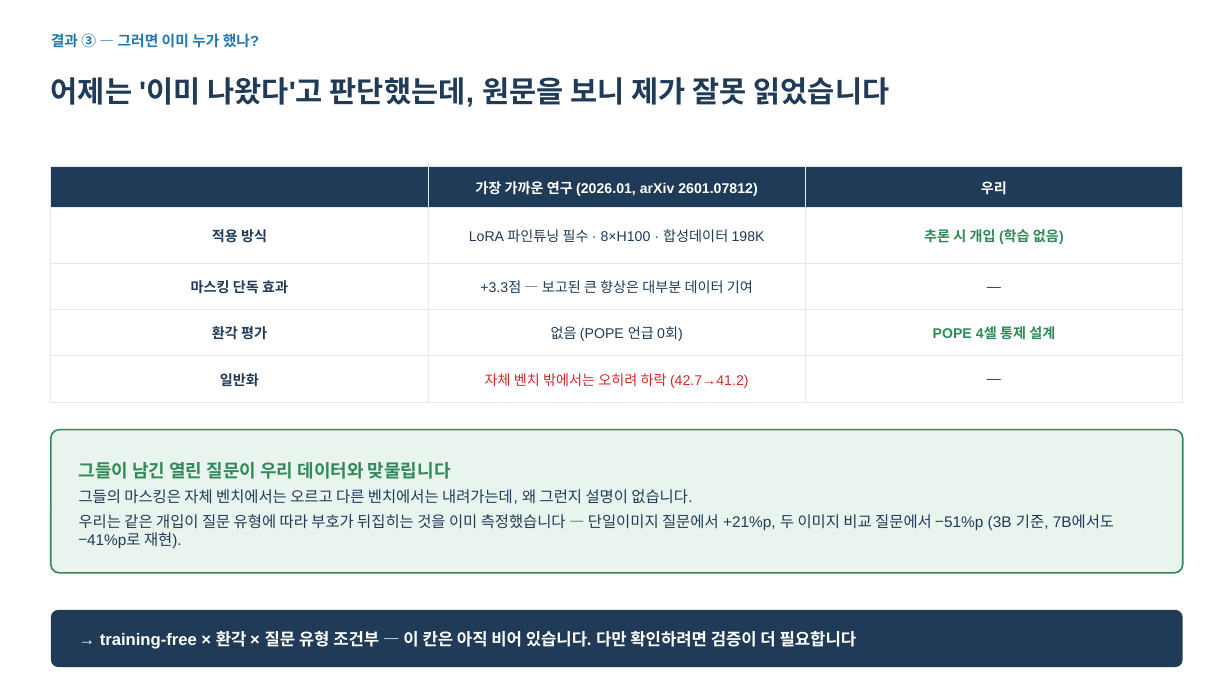
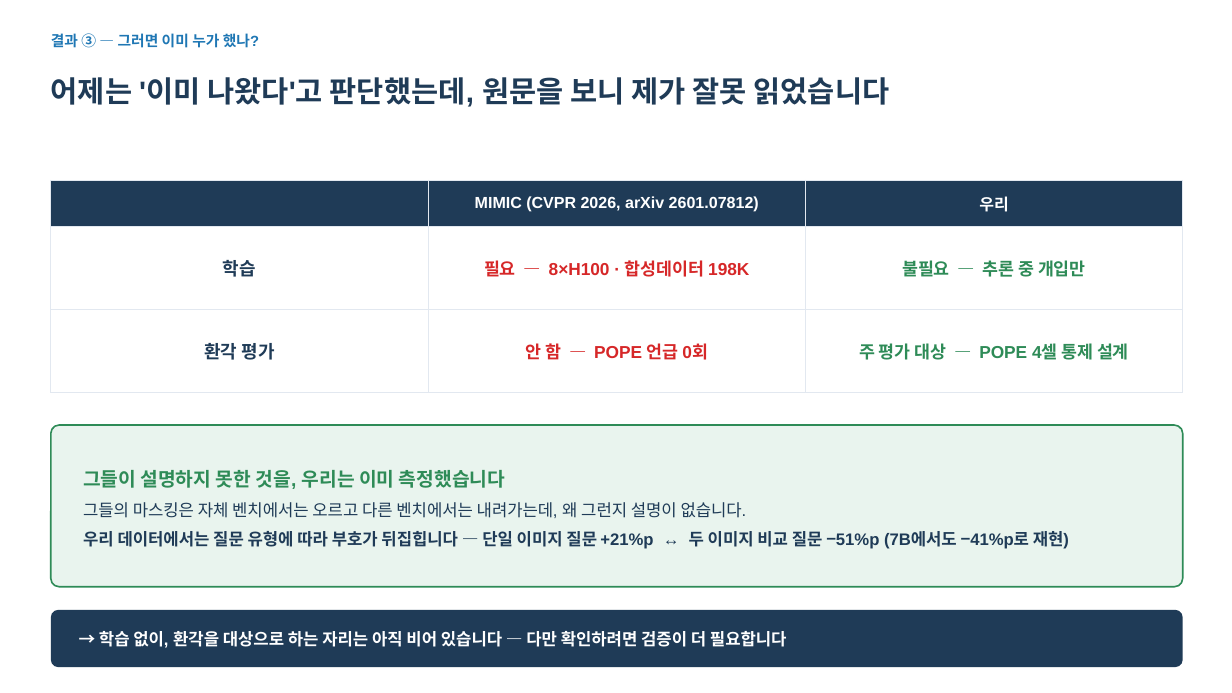
Before and after one commit to hsmai/Source-Depth, a slide deck: slide 5 of meeting/SourceDepth_meeting_FINAL.pptx. Drawn at 1232x693 pixels with LibreOffice and Linux fonts; fonts in the diff are those of the drawing. Boxes give left, top, right and bottom in pixels: in the first picture for what was removed or moved away, otherwise in the second. Text is boxed around its words. In the diff, an @@ line names an element or a change of style, - is before the commit and + after.

```diff
--- a/meeting/SourceDepth_meeting_FINAL.pptx
+++ b/meeting/SourceDepth_meeting_FINAL.pptx
@@ table at box(51, 180, 1182, 366) @@
-row 1:  | 가장 가까운 연구 (2026.01, arXiv 2601.07812) | 우리
-row 2: 적용 방식 | LoRA 파인튜닝 필수 · 8×H100 · 합성데이터 198K | 추론 시 개입 (학습 없음)
-row 3: 마스킹 단독 효과 | +3.3점 — 보고된 큰 향상은 대부분 데이터 기여 | —
-row 4: 환각 평가 | 없음 (POPE 언급 0회) | POPE 4셀 통제 설계
-row 5: 일반화 | 자체 벤치 밖에서는 오히려 하락 (42.7→41.2) | —
+row 1:  | MIMIC (CVPR 2026, arXiv 2601.07812) | 우리
+row 2: 학습 | 필요 — 8×H100 · 합성데이터 198K | 불필요 — 추론 중 개입만
+row 3: 환각 평가 | 안 함 — POPE 언급 0회 | 주 평가 대상 — POPE 4셀 통제 설계
@@ table: place and size @@
-table at box(51, 166, 1182, 392)
+table at box(51, 180, 1182, 366)
@@ rounded rectangle: place and size @@
-rounded rectangle at box(51, 430, 1183, 573)
+rounded rectangle at box(51, 425, 1183, 587)
@@ rounded rectangle at box(51, 425, 1183, 587): proportions changed @@
@@ text at box(83, 470, 505, 489): text changed; size 14 to 15 pt @@
-그들이 남긴 열린 질문이 우리 데이터와 맞물립니다
+그들이 설명하지 못한 것을, 우리는 이미 측정했습니다
@@ text at box(83, 502, 747, 518): size 12 to 13 pt in "그들의 마스킹은 자체 벤치에서는 오르고 다른 벤치에서는 ..."; more space between paragraphs @@
@@ text at box(83, 531, 1069, 549): text changed; size 12 to 13 pt; bold on @@
-우리는 같은 개입이 질문 유형에 따라 부호가 뒤집히는 것을 이미 측정했습니다 — 단일이미지 질문에서 +21%p, 두 이미지 비교 질문에서 −51%p (3B 기준, 7B에서도 −41%p로 재현).
+우리 데이터에서는 질문 유형에 따라 부호가 뒤집힙니다 — 단일 이미지 질문 +21%p ↔ 두 이미지 비교 질문 −51%p (7B에서도 −41%p로 재현)
@@ text at box(99, 631, 787, 648): text changed @@
-→ training-free × 환각 × 질문 유형 조건부 — 이 칸은 아직 비어 있습니다. 다만 확인하려면 검증이 더 필요합니다
+→ 학습 없이, 환각을 대상으로 하는 자리는 아직 비어 있습니다 — 다만 확인하려면 검증이 더 필요합니다
```
Also in this commit, not shown: 1 other slide changed, 3 other files.
